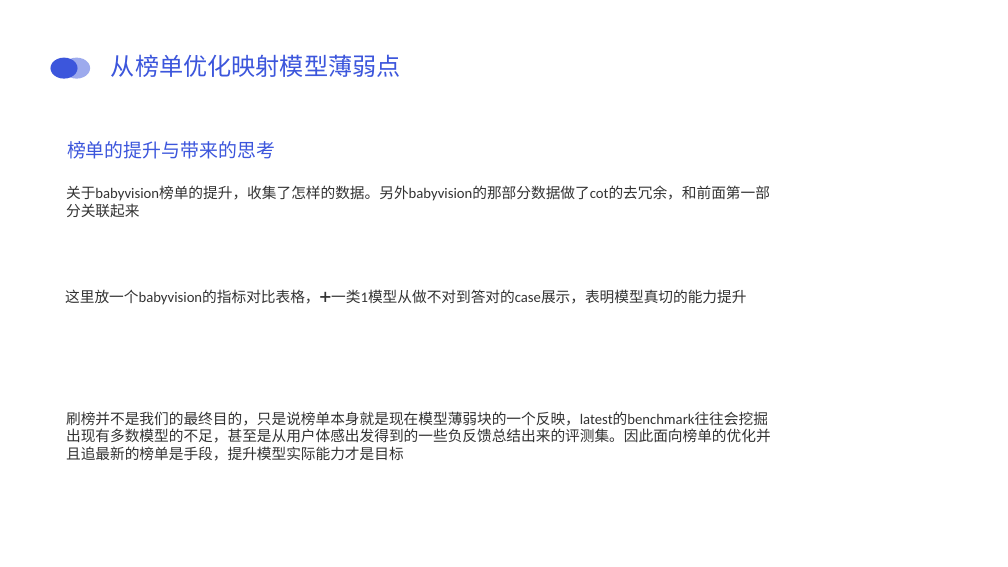
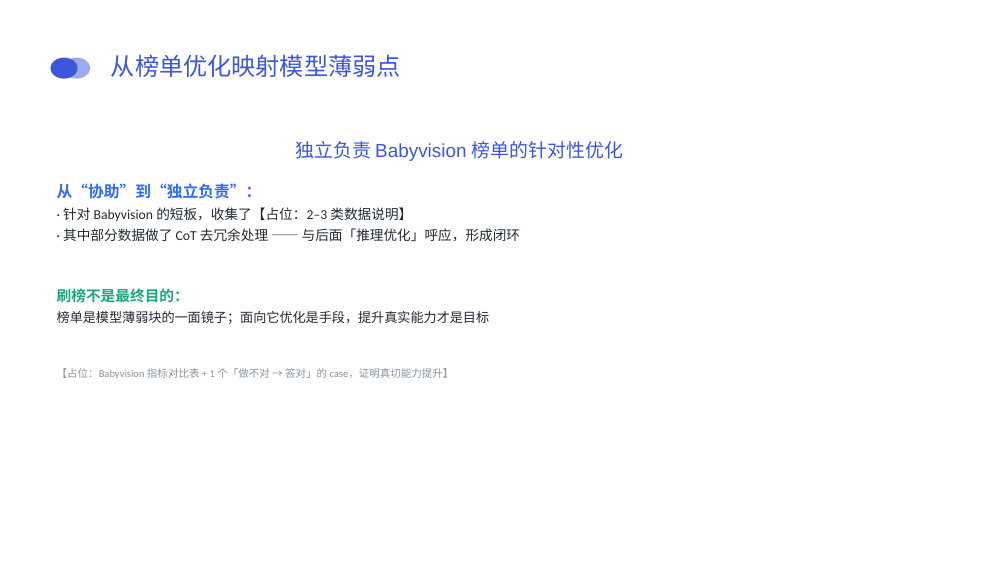
Before and after one commit to cocoastar/Anything, a slide deck: slide 7 of 答辩.pptx. Drawn at 1008x567 pixels with LibreOffice and Linux fonts; fonts in the diff are those of the drawing; background and template pictures are left out. Boxes give left, top, right and bottom in pixels: in the first picture for what was removed or moved away, otherwise in the second. Text is boxed around its words. In the diff, an @@ line names an element or a change of style, - is before the commit and + after.

```diff
--- a/答辩.pptx
+++ b/答辩.pptx
@@ text at (x1=295, y1=141, x2=623, y2=161): text changed @@
-榜单的提升与带来的思考
+独立负责 Babyvision 榜单的针对性优化
@@ text added at (x1=57, y1=183, x2=520, y2=241), 26 pt, text #222A33 @@
+从“协助”到“独立负责”：
+· 针对 Babyvision 的短板，收集了【占位：2–3 类数据说明】
+· 其中部分数据做了 CoT 去冗余处理 —— 与后面「推理优化」呼应，形成闭环
@@ text removed at (x1=66, y1=185, x2=770, y2=217) @@
-关于babyvision榜单的提升，收集了怎样的数据。另外babyvision的那部分数据做了cot的去冗余，和前面第一部分关联起来
@@ text added at (x1=57, y1=288, x2=490, y2=324), 25 pt, text #222A33 @@
+刷榜不是最终目的：
+榜单是模型薄弱块的一面镜子；面向它优化是手段，提升真实能力才是目标
@@ text removed at (x1=65, y1=289, x2=747, y2=305) @@
-这里放一个babyvision的指标对比表格，➕一类1模型从做不对到答对的case展示，表明模型真切的能力提升
@@ text added at (x1=57, y1=368, x2=454, y2=379), 20 pt, text #8A939E @@
+【占位：Babyvision 指标对比表 + 1 个「做不对 → 答对」的 case，证明真切能力提升】
@@ text removed at (x1=66, y1=411, x2=771, y2=461) @@
-刷榜并不是我们的最终目的，只是说榜单本身就是现在模型薄弱块的一个反映，latest的benchmark往往会挖掘出现有多数模型的不足，甚至是从用户体感出发得到的一些负反馈总结出来的评测集。因此面向榜单的优化并且追最新的榜单是手段，提升模型实际能力才是目标
```
Also in this commit, not shown: 11 other slides changed.
